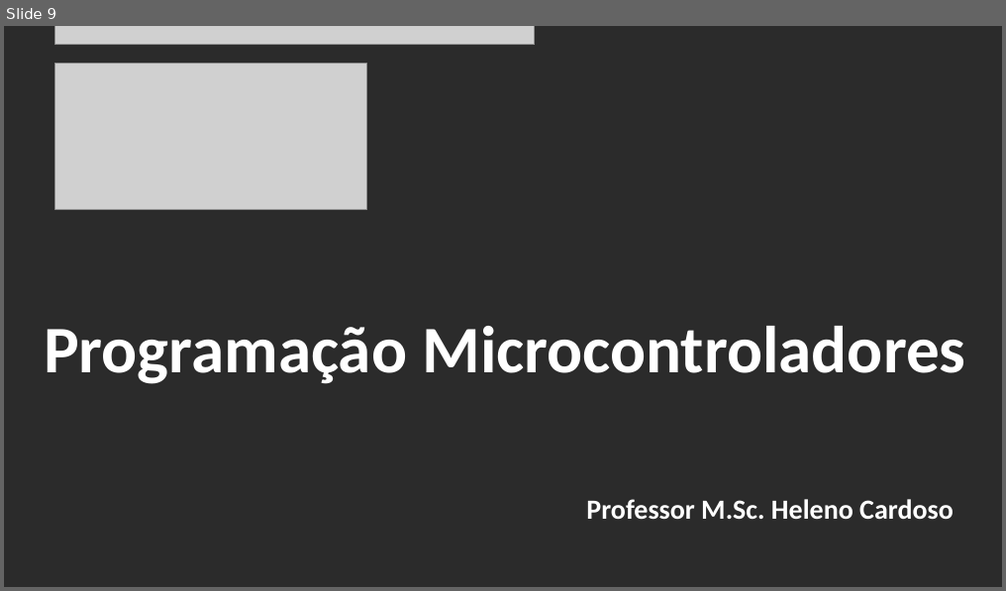
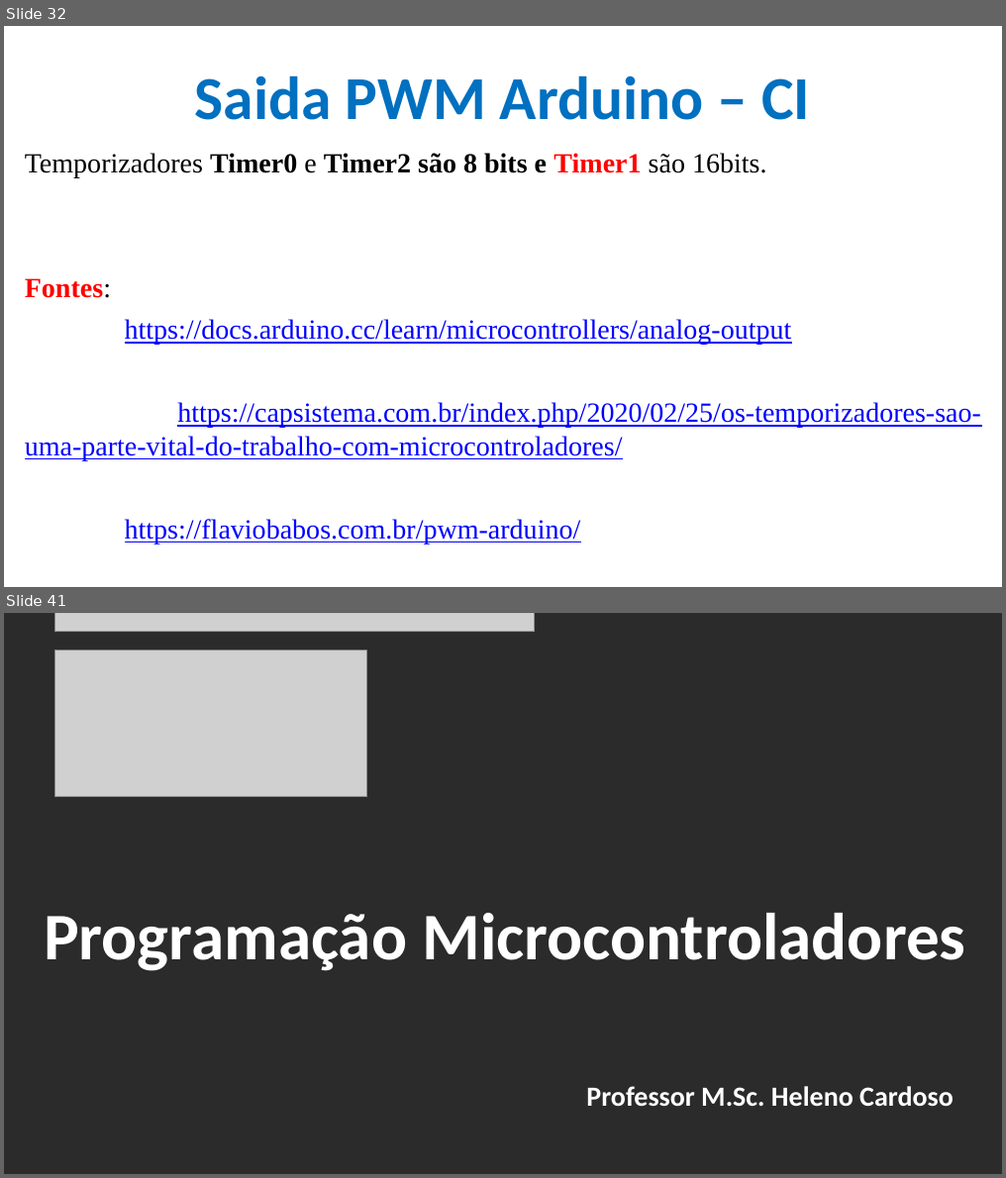
Before and after one commit to CloudEducationBrazil/WydenArea1ProgramacaoMicrocontroladores, a slide deck: 01 Classes/Aula 06 - Programação Microcontroladores - Periféricos Integrados - Temporizadores e PWM.pptx. Shown one above the other, each under a label of ours: slide 9 before the commit, slides 32 and 41 after it; the slides between them are not shown. The pictures are 1006x591 and 1006x1178 pixels, drawn with LibreOffice and Linux fonts; fonts in the diff are those of the drawing; grey boxes stand for pictures; background and template pictures are left out; a plain dark background stands for a picture behind light text. Boxes give left, top, right and bottom in pixels: in the first picture for what was removed or moved away, otherwise in the second. Text is boxed around its words. In the diff, an @@ line names an element or a change of style, - is before the commit and + after.

Commit message:
Aula 06 Microcontroladores 27042023

```diff
--- a/01 Classes/Aula 06 - Programação Microcontroladores - Periféricos Integrados - Temporizadores e PWM.pptx
+++ b/01 Classes/Aula 06 - Programação Microcontroladores - Periféricos Integrados - Temporizadores e PWM.pptx
@@ slide 32 added at bbox=[4, 26, 1002, 587], background picture (left out) @@
@@ title added at bbox=[195, 76, 810, 120], 44 pt, text #0070C0, bold @@
+Saida PWM Arduino – CI
@@ text added at bbox=[25, 153, 981, 544], 20 pt, text #0000FF, underline @@
+Temporizadores Timer0 e Timer2 são 8 bits e Timer1 são 16bits.
+Fontes:
+https://docs.arduino.cc/learn/microcontrollers/analog-output
+https://capsistema.com.br/index.php/2020/02/25/os-temporizadores-sao-uma-parte-vital-do-trabalho-com-microcontroladores/
+https://flaviobabos.com.br/pwm-arduino/
@@ what was slide 9 is now slide 41 @@
```
Also in this commit, not shown: 6 slides changed, 32 other slides added, 1 slide removed, 4 other files.
